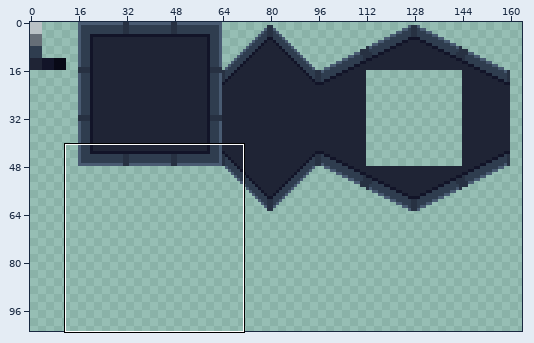
Two versions of one pixel-art file, Assets/Sprites/tileset.aseprite. Above, an overview of the earlier version with the close-up marked.
Close-up. As it was:
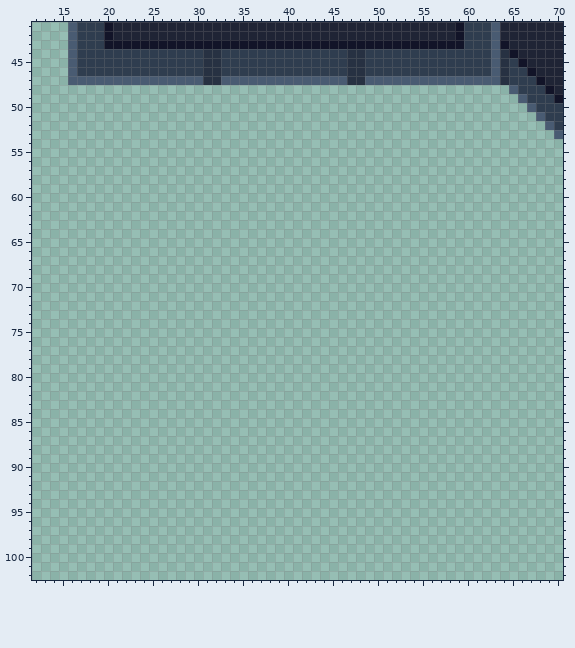
256x256 pixels, 1 frame. Colours within 5 levels of each other are drawn and written as one. Shown: x 12..70, y 41..102. The wide view leaves out empty margins.
And afterwards:
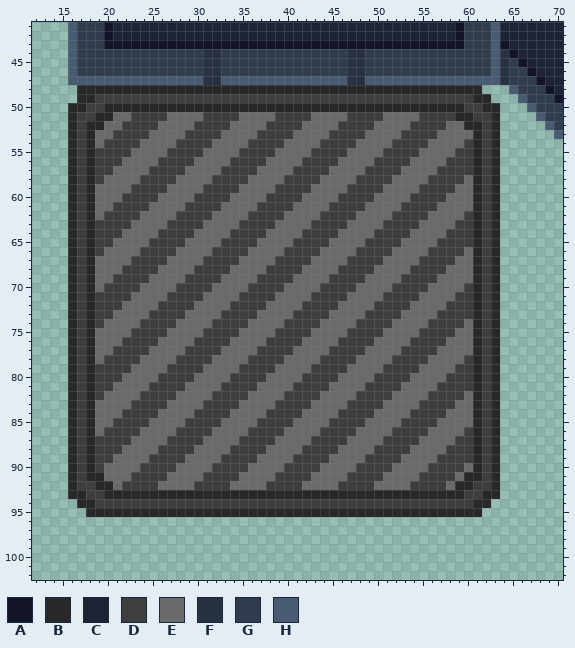
Palette (. is transparent): A #121428  B #282828  C #1f2435  D #3e3e3e  E #6a6a6a  F #273142  G #2f3d4f  H #495b72
Changes in this commit:
y 48: x 17..61 ............................................. -> BBBBBBBBBBBBBBBBBBBBBBBBBBBBBBBBBBBBBBBBBBBBB
y 49: x 17..62 .............................................. -> BBDDDDDDDDDDDDDDDDDDDDDDDDDDDDDDDDDDDDDDDDDDBB
y 50: x 16..63 ................................................ -> BBDDBBBBBBBBBBBBBBBBBBBBBBBBBBBBBBBBBBBBBBBBDDBB
y 51: x 16..63 ................................................ -> BDDBBEEDDDDEEEEDDDDEEEEDDDDEEEEDDDDEEEEDDDDBBDDB
y 52: x 16..63 ................................................ -> BDBBEEDDDDEEEEDDDDEEEEDDDDEEEEDDDDEEEEDDDDEEBBDB
y 53: x 16..63 ................................................ -> BDBEEDDDDEEEEDDDDEEEEDDDDEEEEDDDDEEEEDDDDEEEEBDB
y 54: x 16..63 ................................................ -> BDBEDDDDEEEEDDDDEEEEDDDDEEEEDDDDEEEEDDDDEEEEDBDB
y 55: x 16..63 ................................................ -> BDBDDDDEEEEDDDDEEEEDDDDEEEEDDDDEEEEDDDDEEEEDDBDB
y 56: x 16..63 ................................................ -> BDBDDDEEEEDDDDEEEEDDDDEEEEDDDDEEEEDDDDEEEEDDDBDB
y 57: x 16..63 ................................................ -> BDBDDEEEEDDDDEEEEDDDDEEEEDDDDEEEEDDDDEEEEDDDDBDB
y 58: x 16..63 ................................................ -> BDBDEEEEDDDDEEEEDDDDEEEEDDDDEEEEDDDDEEEEDDDDEBDB
y 59: x 16..63 ................................................ -> BDBEEEEDDDDEEEEDDDDEEEEDDDDEEEEDDDDEEEEDDDDEEBDB
y 60: x 16..63 ................................................ -> BDBEEEDDDDEEEEDDDDEEEEDDDDEEEEDDDDEEEEDDDDEEEBDB
y 61: x 16..63 ................................................ -> BDBEEDDDDEEEEDDDDEEEEDDDDEEEEDDDDEEEEDDDDEEEEBDB
y 62: x 16..63 ................................................ -> BDBEDDDDEEEEDDDDEEEEDDDDEEEEDDDDEEEEDDDDEEEEDBDB
y 63: x 16..63 ................................................ -> BDBDDDDEEEEDDDDEEEEDDDDEEEEDDDDEEEEDDDDEEEEDDBDB
y 64: x 16..63 ................................................ -> BDBDDDEEEEDDDDEEEEDDDDEEEEDDDDEEEEDDDDEEEEDDDBDB
y 65: x 16..63 ................................................ -> BDBDDEEEEDDDDEEEEDDDDEEEEDDDDEEEEDDDDEEEEDDDDBDB
y 66: x 16..63 ................................................ -> BDBDEEEEDDDDEEEEDDDDEEEEDDDDEEEEDDDDEEEEDDDDEBDB
y 67: x 16..63 ................................................ -> BDBEEEEDDDDEEEEDDDDEEEEDDDDEEEEDDDDEEEEDDDDEEBDB
y 68: x 16..63 ................................................ -> BDBEEEDDDDEEEEDDDDEEEEDDDDEEEEDDDDEEEEDDDDEEEBDB
y 69: x 16..63 ................................................ -> BDBEEDDDDEEEEDDDDEEEEDDDDEEEEDDDDEEEEDDDDEEEEBDB
y 70: x 16..63 ................................................ -> BDBEDDDDEEEEDDDDEEEEDDDDEEEEDDDDEEEEDDDDEEEEDBDB
y 71: x 16..63 ................................................ -> BDBDDDDEEEEDDDDEEEEDDDDEEEEDDDDEEEEDDDDEEEEDDBDB
y 72: x 16..63 ................................................ -> BDBDDDEEEEDDDDEEEEDDDDEEEEDDDDEEEEDDDDEEEEDDDBDB
y 73: x 16..63 ................................................ -> BDBDDEEEEDDDDEEEEDDDDEEEEDDDDEEEEDDDDEEEEDDDDBDB
y 74: x 16..63 ................................................ -> BDBDEEEEDDDDEEEEDDDDEEEEDDDDEEEEDDDDEEEEDDDDEBDB
y 75: x 16..63 ................................................ -> BDBEEEEDDDDEEEEDDDDEEEEDDDDEEEEDDDDEEEEDDDDEEBDB
y 76: x 16..63 ................................................ -> BDBEEEDDDDEEEEDDDDEEEEDDDDEEEEDDDDEEEEDDDDEEEBDB
y 77: x 16..63 ................................................ -> BDBEEDDDDEEEEDDDDEEEEDDDDEEEEDDDDEEEEDDDDEEEEBDB
y 78: x 16..63 ................................................ -> BDBEDDDDEEEEDDDDEEEEDDDDEEEEDDDDEEEEDDDDEEEEDBDB
y 79: x 16..63 ................................................ -> BDBDDDDEEEEDDDDEEEEDDDDEEEEDDDDEEEEDDDDEEEEDDBDB
y 80: x 16..63 ................................................ -> BDBDDDEEEEDDDDEEEEDDDDEEEEDDDDEEEEDDDDEEEEDDDBDB
y 81: x 16..63 ................................................ -> BDBDDEEEEDDDDEEEEDDDDEEEEDDDDEEEEDDDDEEEEDDDDBDB
y 82: x 16..63 ................................................ -> BDBDEEEEDDDDEEEEDDDDEEEEDDDDEEEEDDDDEEEEDDDDEBDB
y 83: x 16..63 ................................................ -> BDBEEEEDDDDEEEEDDDDEEEEDDDDEEEEDDDDEEEEDDDDEEBDB
y 84: x 16..63 ................................................ -> BDBEEEDDDDEEEEDDDDEEEEDDDDEEEEDDDDEEEEDDDDEEEBDB
y 85: x 16..63 ................................................ -> BDBEEDDDDEEEEDDDDEEEEDDDDEEEEDDDDEEEEDDDDEEEEBDB
y 86: x 16..63 ................................................ -> BDBEDDDDEEEEDDDDEEEEDDDDEEEEDDDDEEEEDDDDEEEEDBDB
y 87: x 16..63 ................................................ -> BDBDDDDEEEEDDDDEEEEDDDDEEEEDDDDEEEEDDDDEEEEDDBDB
y 88: x 16..63 ................................................ -> BDBDDDEEEEDDDDEEEEDDDDEEEEDDDDEEEEDDDDEEEEDDDBDB
y 89: x 16..63 ................................................ -> BDBDDEEEEDDDDEEEEDDDDEEEEDDDDEEEEDDDDEEEEDDDDBDB
y 90: x 16..63 ................................................ -> BDBDEEEEDDDDEEEEDDDDEEEEDDDDEEEEDDDDEEEEDDDDEBDB
y 91: x 16..63 ................................................ -> BDBBEEEDDDDEEEEDDDDEEEEDDDDEEEEDDDDEEEEDDDDEBBDB
y 92: x 16..63 ................................................ -> BDDBBEDDDDEEEEDDDDEEEEDDDDEEEEDDDDEEEEDDDDEBBDDB
y 93: x 16..63 ................................................ -> BBDDBBBBBBBBBBBBBBBBBBBBBBBBBBBBBBBBBBBBBBBBDDBB
y 94: x 17..62 .............................................. -> BBDDDDDDDDDDDDDDDDDDDDDDDDDDDDDDDDDDDDDDDDDDBB
y 95: x 18..61 ............................................ -> BBBBBBBBBBBBBBBBBBBBBBBBBBBBBBBBBBBBBBBBBBBB
Pixel boxes of the changes (left, top, right, bottom) in both close-ups:
added: (68, 85, 500, 517)
